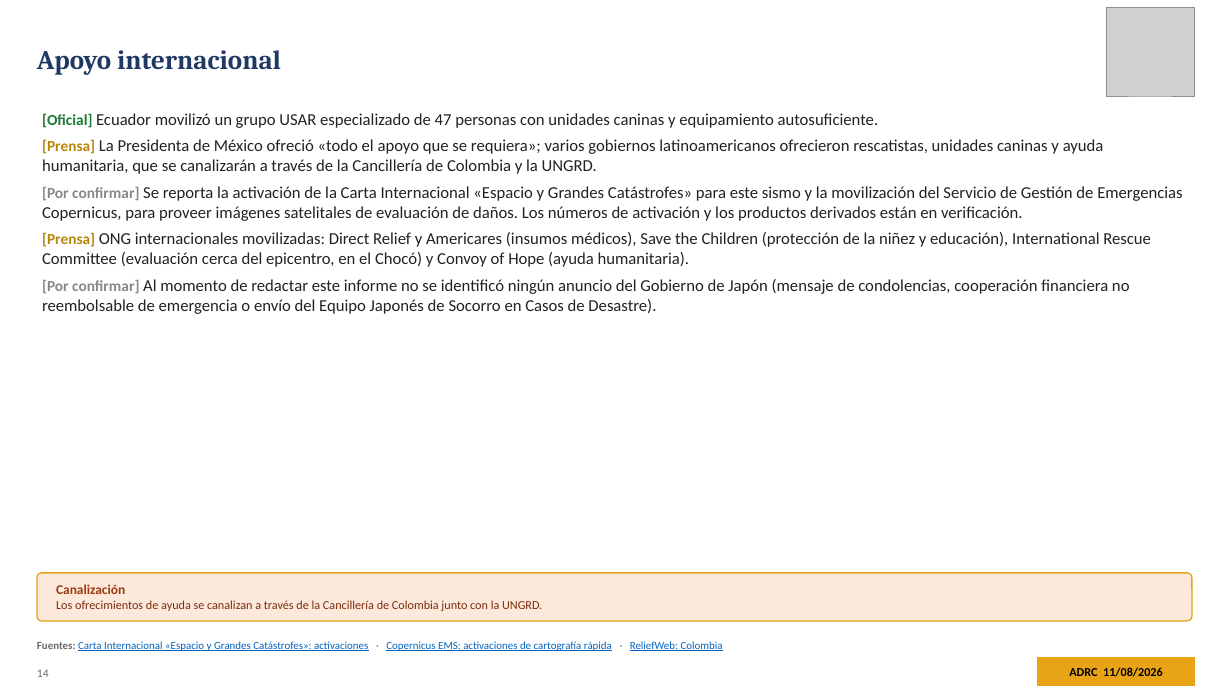
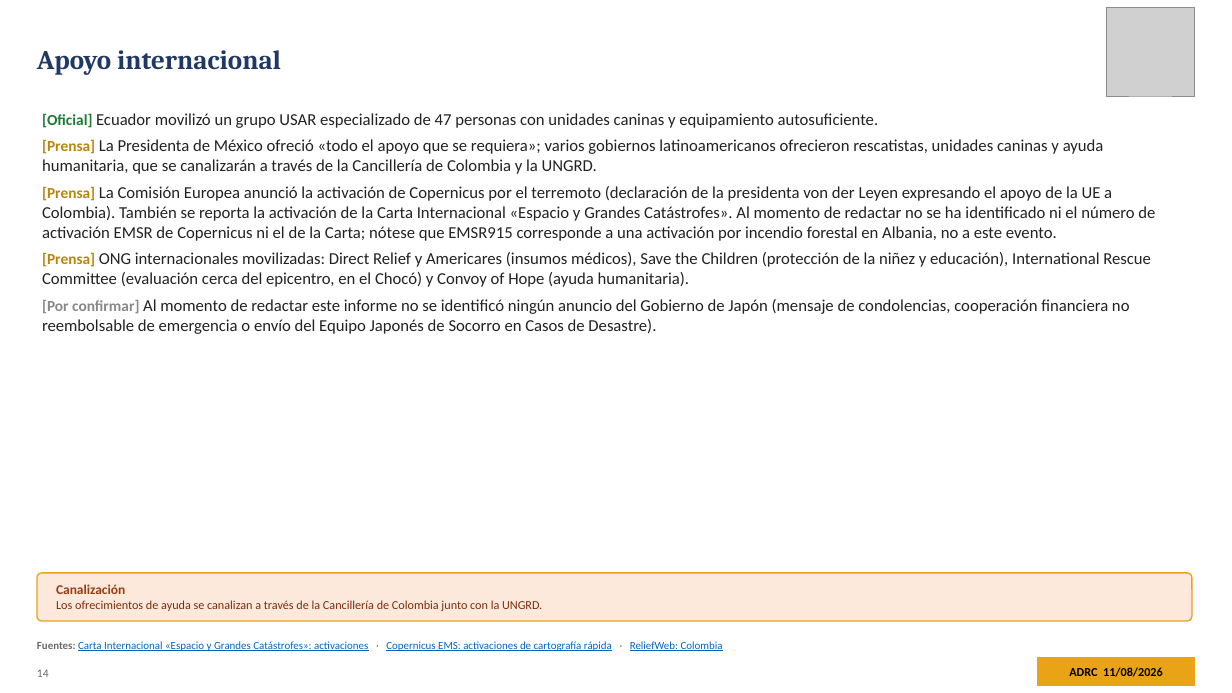
Before and after one commit to kochobi-max/whatsmap, a slide deck: slide 14 of reports/colombia_eq_20260810/output/ADRC_EQ_COL_Choco_20260810_ES.pptx. Drawn at 1232x693 pixels with LibreOffice and Linux fonts; fonts in the diff are those of the drawing; grey boxes stand for pictures. Boxes give left, top, right and bottom in pixels: in the first picture for what was removed or moved away, otherwise in the second. Text is boxed around its words. In the diff, an @@ line names an element or a change of style, - is before the commit and + after.

```diff
--- a/reports/colombia_eq_20260810/output/ADRC_EQ_COL_Choco_20260810_ES.pptx
+++ b/reports/colombia_eq_20260810/output/ADRC_EQ_COL_Choco_20260810_ES.pptx
@@ text at <box>42,186,1155,241</box>: text changed @@
-• [Por confirmar] Se reporta la activación de la Carta Internacional «Espacio y Grandes Catástrofes» para este sismo y la movilización del Servicio de Gestión de Emergencias Copernicus, para proveer imágenes satelitales de evaluación de daños. Los números de activación y los productos derivados están en verificación.
+• [Prensa] La Comisión Europea anunció la activación de Copernicus por el terremoto (declaración de la presidenta von der Leyen expresando el apoyo de la UE a Colombia). También se reporta la activación de la Carta Internacional «Espacio y Grandes Catástrofes». Al momento de redactar no se ha identificado ni el número de activación EMSR de Copernicus ni el de la Carta; nótese que EMSR915 corresponde a una activación por incendio forestal en Albania, no a este evento.
```
Also in this commit, not shown: 4 other slides changed, 1 slide added, 7 other files.
